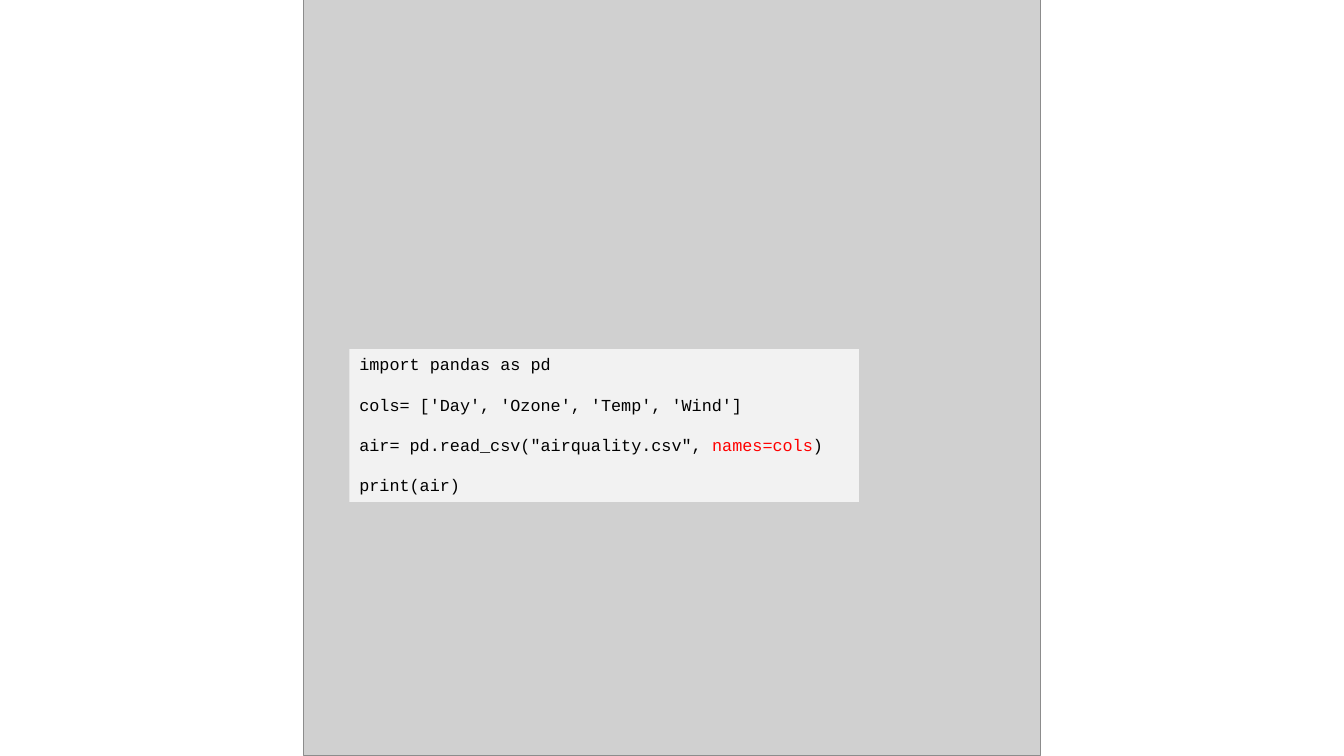
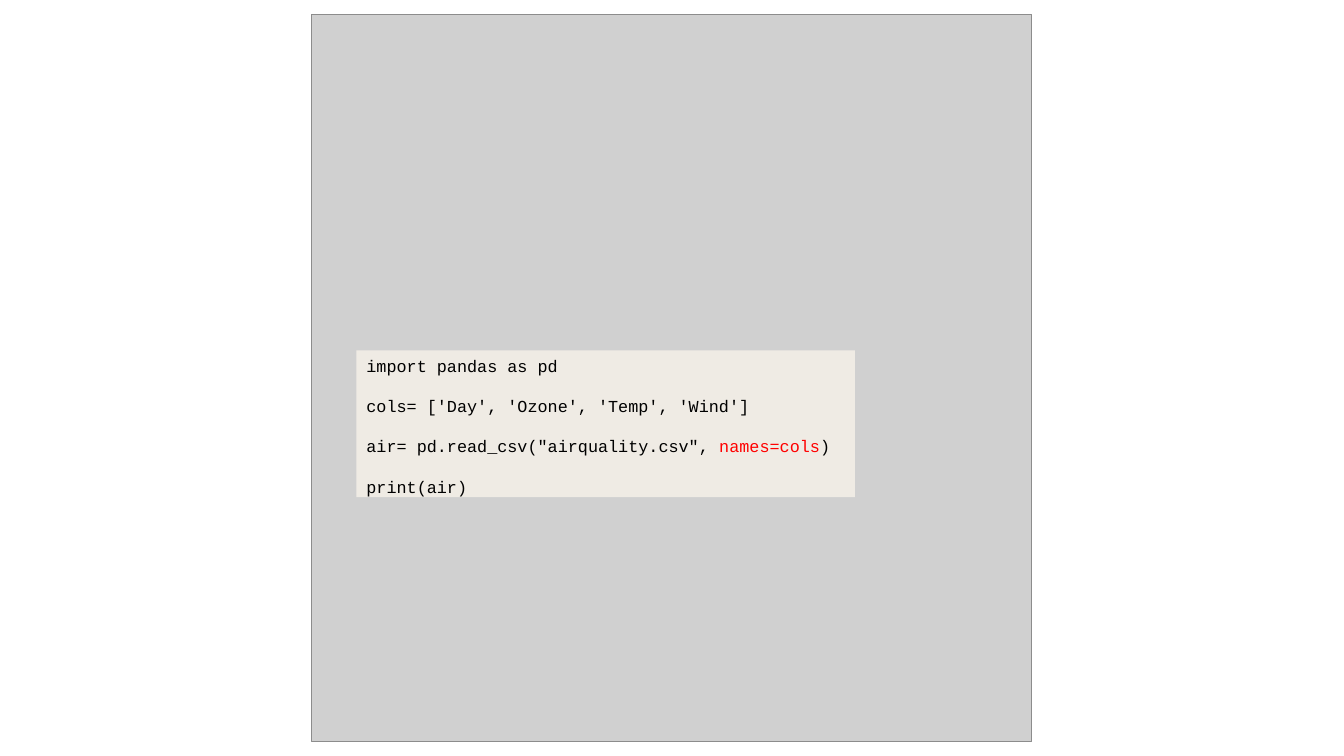
Before and after one commit to JNYH/DataCamp_Assessment, a slide deck: slide 25 of Data_Management.pptx (slide 24 before the commit). Drawn at 1344x756 pixels with LibreOffice and Linux fonts; fonts in the diff are those of the drawing; grey boxes stand for pictures. Boxes give left, top, right and bottom in pixels: in the first picture for what was removed or moved away, otherwise in the second. Text is boxed around its words. In the diff, an @@ line names an element or a change of style, - is before the commit and + after.

```diff
--- a/Data_Management.pptx
+++ b/Data_Management.pptx
@@ picture: place and size @@
-picture at (303,0,1040,756)
+picture at (312,14,1031,742)
@@ rectangle "import pandas as pd": place and size @@
-rectangle "import pandas as pd" at (350,349,860,501)
+rectangle "import pandas as pd" at (357,351,855,498)
@@ rectangle "import pandas as pd" at (357,351,855,498): fill #F2F2F2 to #EFEBE4 @@
```
Also in this commit, not shown: 27 other slides changed, 7 slides added, 1 slide removed.
